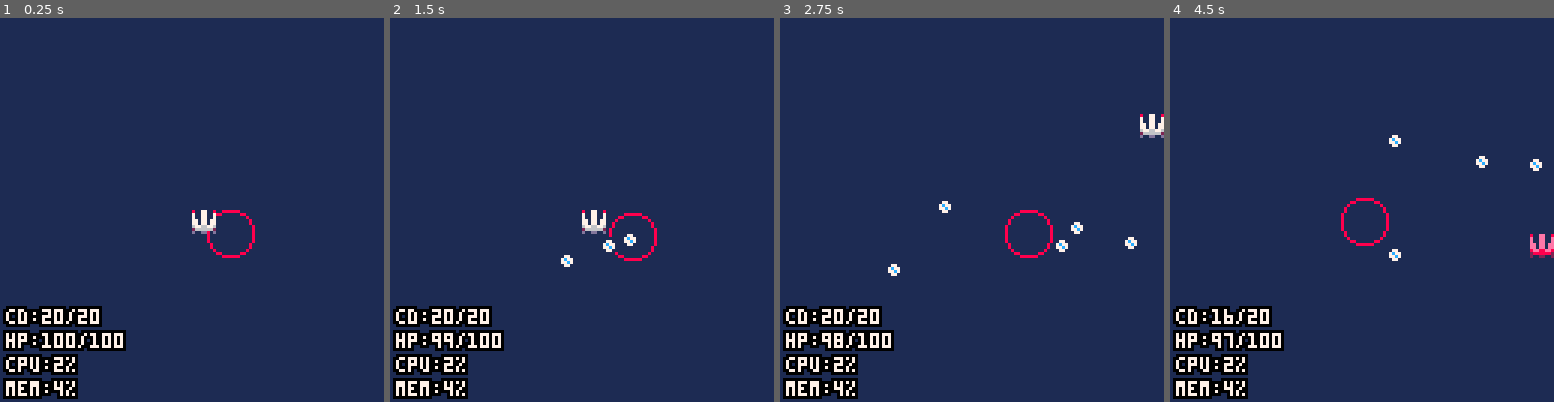
Above: before the commit, frames 1-4 (left to right).
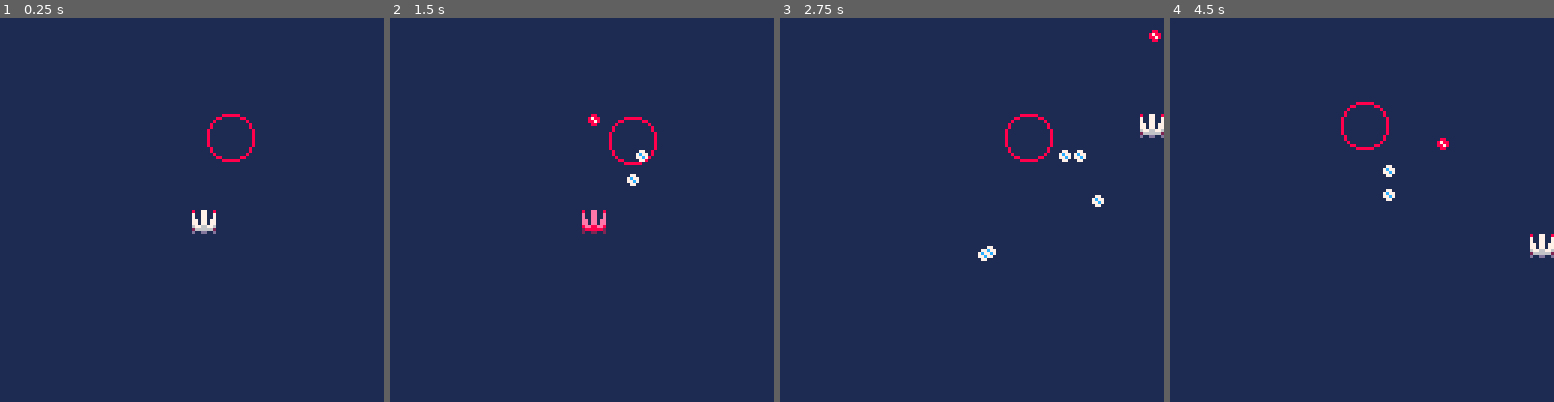
Above: after the commit, the same moments.

Repository: QuentinWidlocher/YogcastJam2020
Game: PICO-8 cartridge game.p8
The game is run twice, just before and just after one commit, with the same random seed, the same clock (stepped at 60 frames per second) and the same inputs.
Inputs:
- Up to frame 1 (0.25 s): no input
- Up to frame 2 (1.5 s): tap X (X key) at 0.33, 1.07 s; tap O (Z key) at 0.7 s
- Up to frame 3 (2.75 s): hold Right 1.6-2.1 s; tap O (Z key) at 1.7, 2.1, 2.5 s; tap X (X key) at 1.85 s; hold Up 2.15-2.42 s; hold Right from 2.47 s (still down)
- Up to frame 4 (4.5 s): tap O (Z key) every 0.4 s from 2.9 to 4.1 s; tap X (X key) at 2.97, 4.08 s; release Right at 3.03 s; hold Left 3.08-3.58 s; hold Down 3.63-3.97 s; hold Right from 4.02 s (still down)

The runs differ from the first frame. In frame 1, 5.5% of the frame differs, in the area x 0-67%, y 25-100%; in frame 2, 6.0%; in frame 3, 6.1%, in the area x 0-100%, y 3-100%; in frame 4, 6.1%.

Commit message:
:sparkles: Add player attacks

Diff:
--- a/game.p8
+++ b/game.p8
@@ -36,10 +36,10 @@
 __gfx__
 00000000800770080000000000000000000000000000000000000000000000000000000000000000000000000000000000000000000000000000000000000000
 00000000700770070000000000000000000000000000000000000000000000000000000000000000000000000000000000000000000000000000000000000000
-00000000700770070000000000000000000000000000000000000000000000000000000000000000000000000000000000000000000000000000000000000000
-00000000770770770000000000000000000000000000000000000000000000000000000000000000000000000000000000000000000000000000000000000000
-00000000770770770000000000000000000000000000000000000000000000000000000000000000000000000000000000000000000000000000000000000000
-00000000677667760000000000000000000000000000000000000000000000000000000000000000000000000000000000000000000000000000000000000000
+00000000700770070008800000000000000000000000000000000000000000000000000000000000000000000000000000000000000000000000000000000000
+00000000770770770087880000000000000000000000000000000000000000000000000000000000000000000000000000000000000000000000000000000000
+00000000770770770088780000000000000000000000000000000000000000000000000000000000000000000000000000000000000000000000000000000000
+00000000677667760008800000000000000000000000000000000000000000000000000000000000000000000000000000000000000000000000000000000000
 00000000266666620000000000000000000000000000000000000000000000000000000000000000000000000000000000000000000000000000000000000000
 00000000d00dd00d0000000000000000000000000000000000000000000000000000000000000000000000000000000000000000000000000000000000000000
 00000000000000000000000000000000000000000000000000000000000000000000000000000000000000000000000000000000000000000000000000000000
@@ -67,12 +67,12 @@
 00000000000000000000000000000000000000000000000000000000000000000000000000000000000000000000000000000000000000000000000000000000
 00000000000000000000000000000000000000000000000000000000000000000000000000000000000000000000000000000000000000000000000000000000
 00000888888000000000000000000000000000000000000000000000000000000000000000000000000000000000000000000000000000000000000000000000
-00088000000880000001100000000000000000000000000000000000000000000000000000000000000000000000000000000000000000000000000000000000
-00800000000008000017710000000000000000000000000000000000000000000000000000000000000000000000000000000000000000000000000000000000
-0800000000000080017c771000000000000000000000000000000000000000000000000000000000000000000000000000000000000000000000000000000000
-08000000000000800177c71000000000000000000000000000000000000000000000000000000000000000000000000000000000000000000000000000000000
-80000000000000080017710000000000000000000000000000000000000000000000000000000000000000000000000000000000000000000000000000000000
-80000000000000080001100000000000000000000000000000000000000000000000000000000000000000000000000000000000000000000000000000000000
+00088000000880000000000000000000000000000000000000000000000000000000000000000000000000000000000000000000000000000000000000000000
+00800000000008000007700000000000000000000000000000000000000000000000000000000000000000000000000000000000000000000000000000000000
+0800000000000080007c770000000000000000000000000000000000000000000000000000000000000000000000000000000000000000000000000000000000
+08000000000000800077c70000000000000000000000000000000000000000000000000000000000000000000000000000000000000000000000000000000000
+80000000000000080007700000000000000000000000000000000000000000000000000000000000000000000000000000000000000000000000000000000000
+80000000000000080000000000000000000000000000000000000000000000000000000000000000000000000000000000000000000000000000000000000000
 80000000000000080000000000000000000000000000000000000000000000000000000000000000000000000000000000000000000000000000000000000000
 80000000000000080000000000000000000000000000000000000000000000000000000000000000000000000000000000000000000000000000000000000000
 80000000000000080000000000000000000000000000000000000000000000000000000000000000000000000000000000000000000000000000000000000000
--- a/src/draw/debug.draw.lua
+++ b/src/draw/debug.draw.lua
@@ -8,7 +8,7 @@
         {label = "cpu", value = ceil(stat(1)*100).."%"},
         -- {label = "state", value = STATE},
         {label = "hp", value = player.hp.value.."/"..player.hp.max},
-        {label = "cd", value = player.hurtCooldown.value.."/"..player.hurtCooldown.max},
+        {label = "cd", value = player.shootingCooldown.value.."/"..player.shootingCooldown.max},
     }
     for i = 1, #debug do
         local dbg = debug[i]
--- a/src/draw/main.draw.lua
+++ b/src/draw/main.draw.lua
@@ -9,5 +9,5 @@
     draw_enemies()
     draw_player()
     draw_bullets()
-    draw_debug(true)
+    draw_debug(false)
 end
--- a/src/init/enemies.init.lua
+++ b/src/init/enemies.init.lua
@@ -4,6 +4,6 @@
         w = fromOct(2),
         h = fromOct(2),
         x = SCREEN_SIZE / 2,
-        y = SCREEN_SIZE / 2,
+        y = SCREEN_SIZE / 4,
     })
 end
--- a/src/models/basic-enemy.model.lua
+++ b/src/models/basic-enemy.model.lua
@@ -23,6 +23,7 @@
 
     if self.shootingCooldown.value >= self.shootingCooldown.max then
         local pos = self:getCenteredPos()
+        local targetPos = player:getCenteredPos()
 
         -- add the bullet to the pool so it'll be drawn and updated
         add(bulletPool, Bullet:new({
@@ -32,8 +33,8 @@
             lifespan = self.shootingCooldown.max * 10,
             speed = 1,
             dir = normalize({
-                x = player.x - self.x,
-                y = player.y - self.y,
+                x = targetPos.x - pos.x,
+                y = targetPos.y - pos.y,
             })
         }))
 
--- a/src/models/bullet.model.lua
+++ b/src/models/bullet.model.lua
@@ -7,7 +7,7 @@
 Bullet = GameObject:new({
     top_left_sprite = 66,
     enemyVersionSprite = 66,
-    playerVersionSprite = 66,
+    playerVersionSprite = 2,
     playerVersion = true,
 
     speed = 2,
--- a/src/models/player.model.lua
+++ b/src/models/player.model.lua
@@ -10,18 +10,25 @@
     speed = 2,
     w = fromOct(1),
     h = fromOct(1),
+
+    movingx = false,
+    movingy = false,
+
     maxSpeed = 4,
     friction = 2,
     vx = 0,
     vy = 0,
 
-    hp = { value = 100, max = 100 },
-    hurtCooldown = { value = 20, max = 20 }
+    hp = { value = 100, max = 100 }, -- can be damaged when value == max
+    hurtCooldown = { value = 20, max = 20 },
+
+    shootingCooldown = { value = 0, max = 8 } -- can shoot when value == max
 })
 
 function Player:update()
     self:getInput()
     self:move()
+    self:shoot()
 
     self.hurtCooldown.value = min(self.hurtCooldown.value + 1, self.hurtCooldown.max)
 end
@@ -46,6 +53,30 @@
     if btn(GAMEPAD.RIGHT) then
         self.ax += 1
         self.movingx = true
+    end
+end
+
+function Player:shoot()
+    self.shootingCooldown.value = min(self.shootingCooldown.value + 1, self.shootingCooldown.max)
+
+    if (btn(GAMEPAD.X)) and self.shootingCooldown.value == self.shootingCooldown.max then
+
+        -- add the bullet to the pool so it'll be drawn and updated
+        local newBullet = Bullet:new({
+            x = (self.x + (self.w/2) ) - (Bullet.w/2),
+            y = self.y - (Bullet.h),
+            playerVersion = true,
+            -- lifespan = self.shootingCooldown.max * 10,
+            speed = 2,
+            dir = {
+                x = (self.vx / self.speed)/4,
+                y = -1,
+            }
+        })
+        newBullet:init()
+        add(bulletPool, newBullet)
+
+        self.shootingCooldown.value = 0
     end
 end
 
--- a/src/update/bullets.update.lua
+++ b/src/update/bullets.update.lua
@@ -8,7 +8,7 @@
     for i, bullet in pairs(bulletPool) do
         bullet:update()
 
-        if (bullet:collide(player)) then
+        if (not bullet.playerVersion and bullet:collide(player)) then
             player:hurt(bullet.dmg)
             deli(bulletPool, i)
         end
Not shown, changed: the sound effects (__sfx__) section of game.p8
